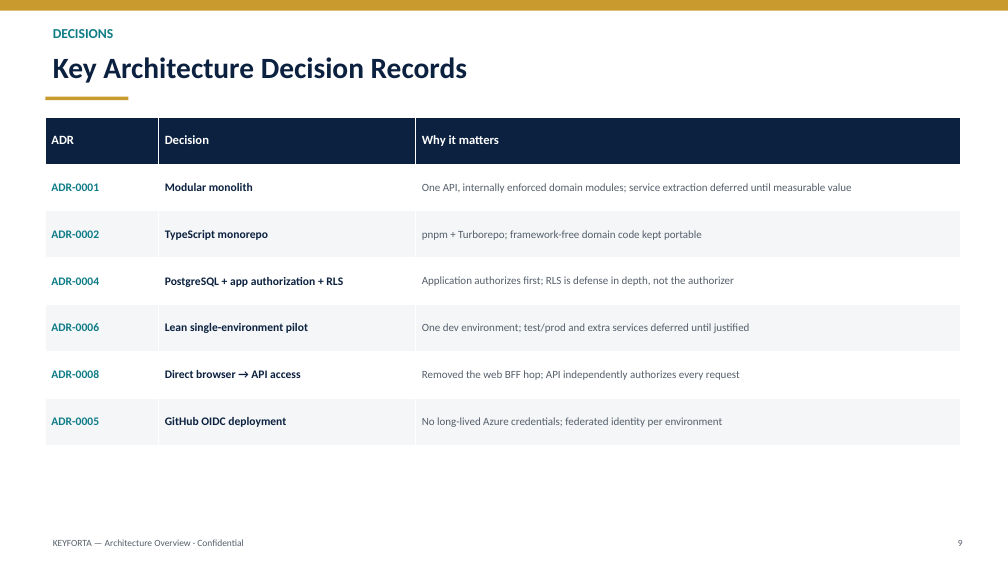
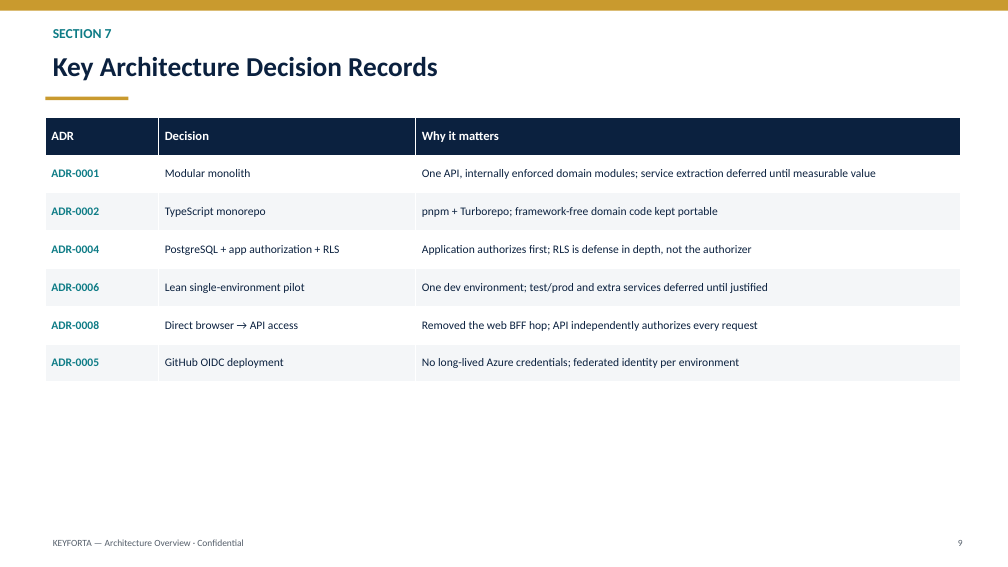
Before and after one commit to keyforta/keyforta-property, a slide deck: slide 9 of docs/architecture/presentations/keyforta-architecture-overview.pptx. Drawn at 1008x567 pixels with LibreOffice and Linux fonts; fonts in the diff are those of the drawing. Boxes give left, top, right and bottom in pixels: in the first picture for what was removed or moved away, otherwise in the second. Text is boxed around its words. In the diff, an @@ line names an element or a change of style, - is before the commit and + after.

```diff
--- a/docs/architecture/presentations/keyforta-architecture-overview.pptx
+++ b/docs/architecture/presentations/keyforta-architecture-overview.pptx
@@ text at box(53, 29, 112, 38): text changed @@
-DECISIONS
+SECTION 7
@@ text "Key Architecture Decision Records" at box(53, 57, 438, 81): size 28 to 26 pt @@
@@ table at box(45, 117, 960, 382) @@
@@ bold off in "Modular monolith", "TypeScript monorepo", "PostgreSQL + app authorization + RLS", "Lean single-environment pilot" and 2 more places @@
@@ size 10.5 to 11 pt, text colour #555F6B to #0B213F in "One API, internally enforced domain modules; service ...", "pnpm + Turborepo; framework-free domain code kept ...", "Application authorizes first; RLS is defense in ...", "One dev environment; test/prod and extra services ..." and 2 more places @@
```
Also in this commit, not shown: 9 other slides changed, 3 slides added, 1 other file.
